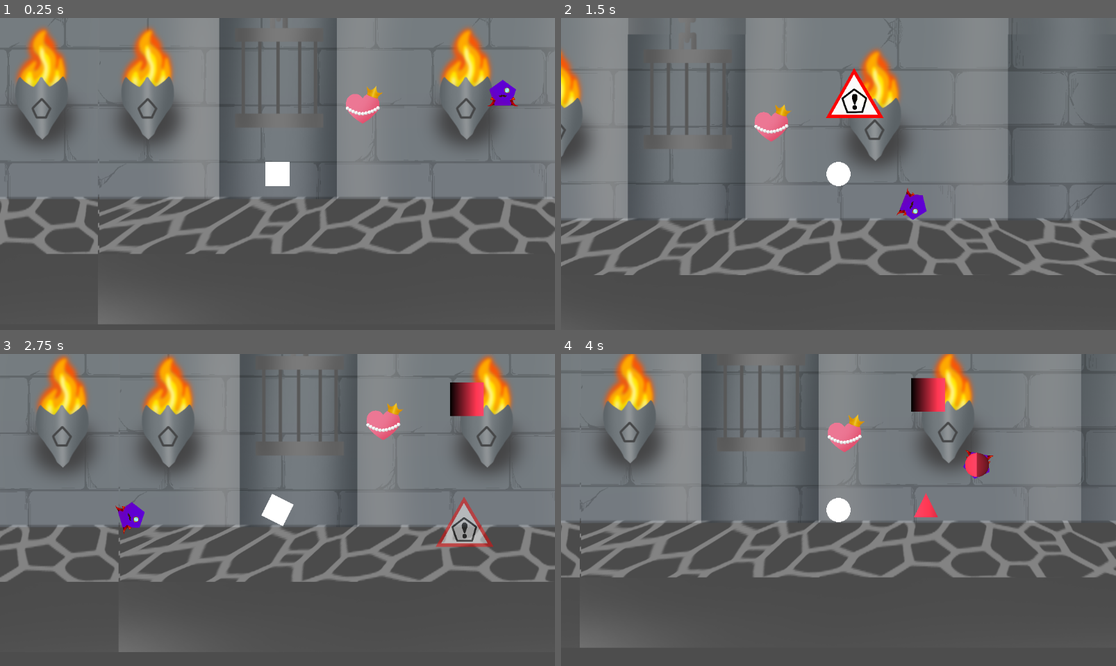
Above: before the commit, frames 1-4 (two rows, left to right).
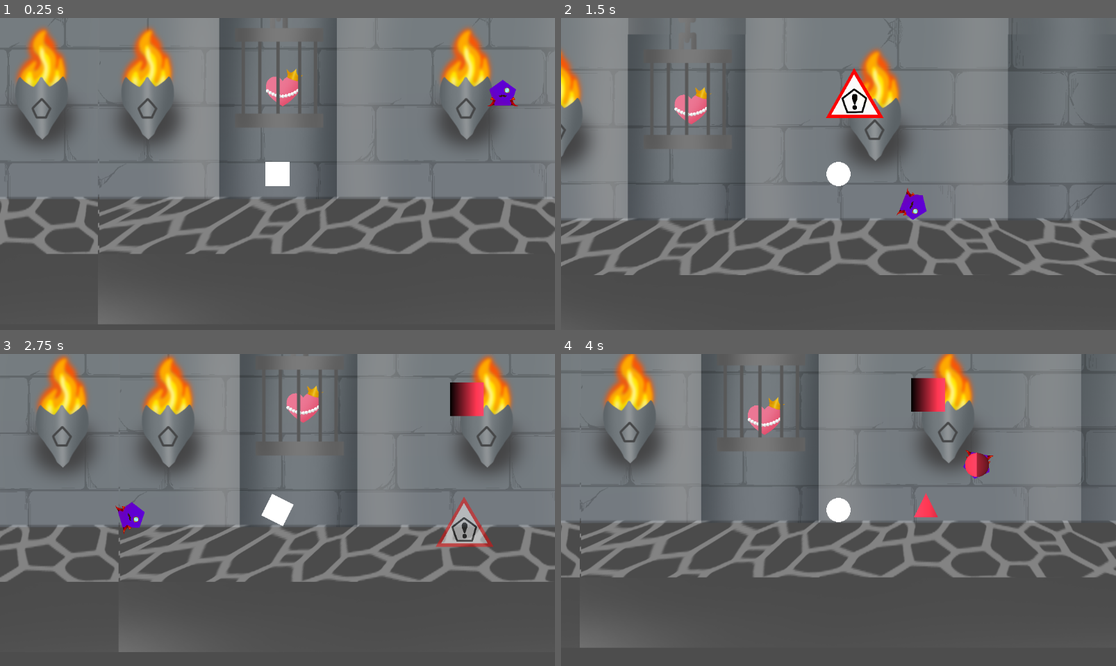
Above: after the commit, the same moments.

Repository: vmaye002-debug/shape-shifter
Game: Godot game, scene res://BossLevel.tscn
The game is run twice, just before and just after one commit, with the same random seed, the same clock (stepped at 60 frames per second) and the same inputs. This scene is started directly instead of the project's main scene.
Inputs:
- Up to frame 1 (0.25 s): no input
- Up to frame 2 (1.5 s): hold D (right) 0.53-1.28 s; hold 3 (circle) 0.53-1.28 s; hold A (left) from 1.28 s (still down); tap Space (space) at 1.35 s
- Up to frame 3 (2.75 s): release A (left) at 2.03 s; hold D (right) from 2.03 s (still down); hold 1 (square) from 2.03 s (still down)
- Up to frame 4 (4 s): release 1 (square) at 2.78 s; tap 2 (triangle) at 2.85 s; release D (right) at 3.53 s; hold A (left) from 3.53 s (still down); hold 3 (circle) from 3.53 s (still down)

The runs differ from the first frame. In frame 1, 0.9% of the frame differs, in the area x 47-69%, y 16-34%; in frame 2, 0.9%; in frame 3, 0.9%; in frame 4, 0.9%, in the area x 33-55%, y 13-32%.

Commit message:
Ending Scene

Diff:
--- a/BossLevel.tscn
+++ b/BossLevel.tscn
@@ -71,7 +71,7 @@
 "times": PackedFloat32Array(0),
 "transitions": PackedFloat32Array(1),
 "update": 0,
-"values": [Vector2(488, 319)]
+"values": [Vector2(322, 283)]
 }
 
 [sub_resource type="AnimationLibrary" id="AnimationLibrary_wspy4"]
@@ -80,9 +80,13 @@
 &"princessNickCage": SubResource("Animation_3cqon")
 }
 
-[node name="BossLevel" type="Node2D" node_paths=PackedStringArray("anim_play")]
+[sub_resource type="RectangleShape2D" id="RectangleShape2D_wspy4"]
+size = Vector2(500, 500)
+
+[node name="BossLevel" type="Node2D" node_paths=PackedStringArray("anim_play", "princess")]
 script = ExtResource("1_3cqon")
 anim_play = NodePath("AnimationPlayer")
+princess = NodePath("Node2D/PrincessHeart")
 
 [node name="Triangle" type="ReferenceRect" parent="."]
 offset_left = 52.0
@@ -168,14 +172,27 @@
 
 [node name="Node2D" type="Node2D" parent="."]
 
-[node name="PrincessHeart" type="Sprite2D" parent="Node2D"]
-position = Vector2(488, 319)
+[node name="PrincessHeart" type="Sprite2D" parent="Node2D" node_paths=PackedStringArray("area")]
+position = Vector2(322, 283)
 scale = Vector2(0.13, 0.13)
 texture = ExtResource("7_hu5q4")
 script = ExtResource("8_3cqon")
+area = NodePath("Area2D")
+
+[node name="Area2D" type="Area2D" parent="Node2D/PrincessHeart"]
+monitoring = false
+monitorable = false
+
+[node name="CollisionShape2D" type="CollisionShape2D" parent="Node2D/PrincessHeart/Area2D"]
+position = Vector2(446.15387, 46.153847)
+shape = SubResource("RectangleShape2D_wspy4")
 
 [node name="Cage" type="Sprite2D" parent="Node2D"]
 position = Vector2(71, 292)
 texture = ExtResource("9_mrcxj")
 
+[node name="CanvasModulate" type="CanvasModulate" parent="."]
+
 [connection signal="died" from="cant COUNT this boss" to="." method="_on_cant_count_this_boss_died"]
+[connection signal="animation_finished" from="AnimationPlayer" to="." method="_on_animation_player_animation_finished"]
+[connection signal="body_entered" from="Node2D/PrincessHeart/Area2D" to="Node2D/PrincessHeart" method="_on_area_2d_body_entered"]
--- /dev/null
+++ b/EndingMonalogue.tscn
@@ -0,0 +1,9 @@
+[gd_scene format=3 uid="uid://cd2fc1b4gor8w"]
+
+[node name="Node2D" type="Node2D"]
+
+[node name="Control" type="Control" parent="."]
+layout_mode = 3
+anchors_preset = 0
+offset_right = 40.0
+offset_bottom = 40.0
--- a/boss_level.gd
+++ b/boss_level.gd
@@ -5,7 +5,7 @@
 func _ready() -> void:
 	pass # Replace with function body.
 
-
+@export var princess: Sprite2D
 # Called every frame. 'delta' is the elapsed time since the previous frame.
 func _process(delta: float) -> void:
 	pass
@@ -13,3 +13,7 @@
 
 func _on_cant_count_this_boss_died() -> void:
 	anim_play.play("princessNickCage")
+
+
+func _on_animation_player_animation_finished(anim_name: StringName) -> void:
+	princess.activate_thyself()
--- a/princess_heart.gd
+++ b/princess_heart.gd
@@ -6,10 +6,11 @@
 var _start_y: float = 0.0
 var _time_elapsed: float = 0.0
 
+@export var area: Area2D
+
 func _ready() -> void:
 	_start_y = position.y
 	pass
-
 
 func _process(delta: float) -> void:
 	_time_elapsed += delta
@@ -17,3 +18,40 @@
 	var offset_y: float = sin(_time_elapsed * FLOAT_SPEED) * FLOAT_DISTANCE
 
 	position.y = _start_y + offset_y
+
+func activate_thyself() -> void:
+	area.monitoring = true
+
+func _on_area_2d_body_entered(body: Node2D) -> void:
+	if body.is_in_group("Player"):
+		_play_ending_sequence(body)
+
+func _play_ending_sequence(player_body: Node2D) -> void:
+	set_process(false)
+
+	if player_body is RigidBody2D:
+		player_body.freeze = true
+		player_body.linear_velocity = Vector2.ZERO
+		player_body.angular_velocity = 0.0
+
+	var canvas_layer = CanvasLayer.new()
+	get_tree().root.add_child(canvas_layer)
+
+	var fade_rect = ColorRect.new()
+	fade_rect.color = Color(0, 0, 0, 0)
+	fade_rect.set_anchors_and_offsets_preset(Control.PRESET_FULL_RECT)
+	canvas_layer.add_child(fade_rect)
+
+	var camera = player_body.get_node_or_null("Camera2D")
+	var tween = create_tween()
+
+	tween.set_parallel(true)
+
+	if camera:
+		tween.tween_property(camera, "zoom", Vector2(4.0, 4.0), 2.5).set_trans(Tween.TRANS_SINE).set_ease(Tween.EASE_OUT)
+
+	tween.tween_property(fade_rect, "color:a", 1.0, 2.5)
+
+	tween.chain().tween_callback(func():
+		print("Game Over sequence finished.")
+	)
Not shown: 1 places in BossLevel.tscn that only renumber resources
